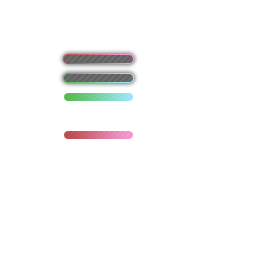
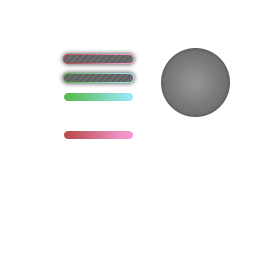
Layers edited between the first and the second 256 x 256 image:
added layer "Plate.png" (85%) above "HPHeader.png" over [161, 48, 230, 117]
